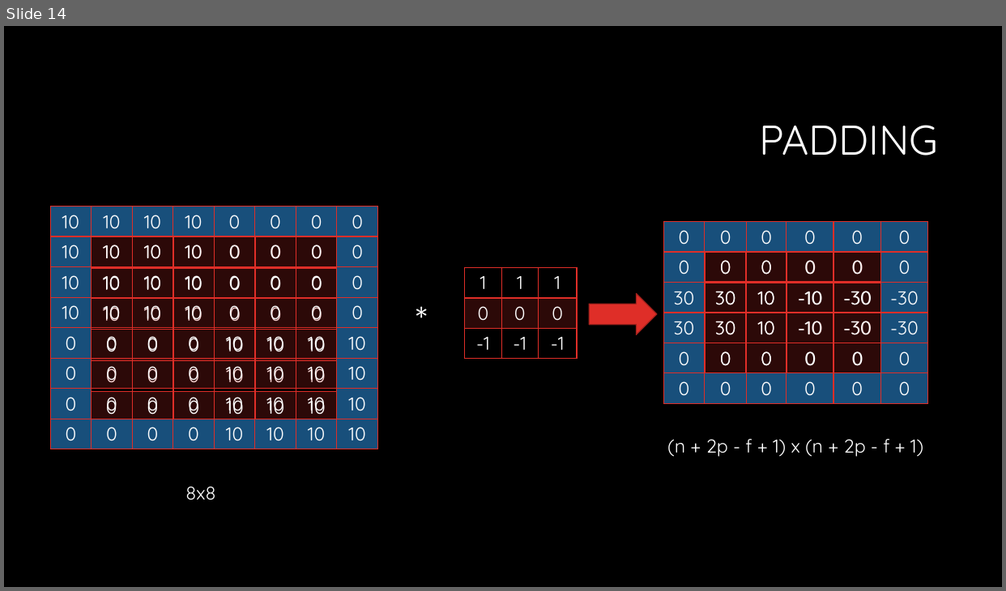
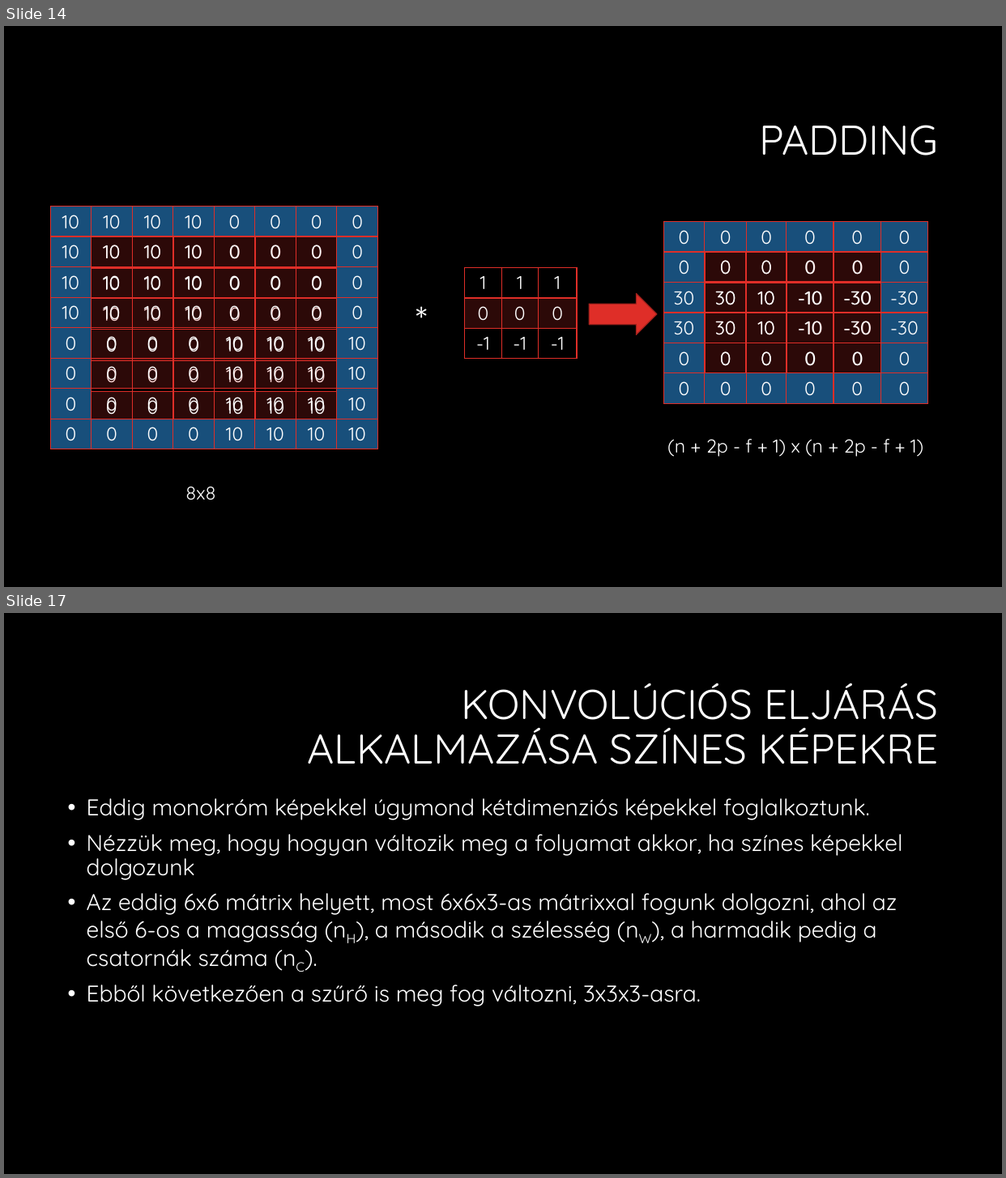
Before and after one commit to martontamas92/CNN, a slide deck: Konvolúciós neuronhálók.pptx. Shown one above the other, each under a label of ours: slide 14 before the commit, slides 14 and 17 after it; the slides between them are not shown. The pictures are 1006x591 and 1006x1178 pixels, drawn with LibreOffice and Linux fonts; fonts in the diff are those of the drawing; background and template pictures are left out. Boxes give left, top, right and bottom in pixels: in the first picture for what was removed or moved away, otherwise in the second. Text is boxed around its words. In the diff, an @@ line names an element or a change of style, - is before the commit and + after.

```diff
--- a/Konvolúciós neuronhálók.pptx
+++ b/Konvolúciós neuronhálók.pptx
@@ slide 17 added at (4, 613, 1002, 1174), background #000000 @@
@@ title added at (308, 683, 939, 764), 40 pt, text #FFFFFF @@
+KONVOLÚCIÓS ELJÁRÁS ALKALMAZÁSA SZÍNES KÉPEKRE
@@ text added at (87, 798, 902, 1007), 22 pt, text #FFFFFF @@
+• Eddig monokróm képekkel úgymond kétdimenziós képekkel foglalkoztunk.
+• Nézzük meg, hogy hogyan változik meg a folyamat akkor, ha színes képekkel dolgozunk
+• Az eddig 6x6 mátrix helyett, most 6x6x3-as mátrixxal fogunk dolgozni, ahol az első 6-os a magasság (nH), a második a szélesség (nW), a harmadik pedig a csatornák száma (nC).
+• Ebből következően a szűrő is meg fog változni, 3x3x3-asra.
```
Also in this commit, not shown: 2 slides changed, 7 other slides added.
